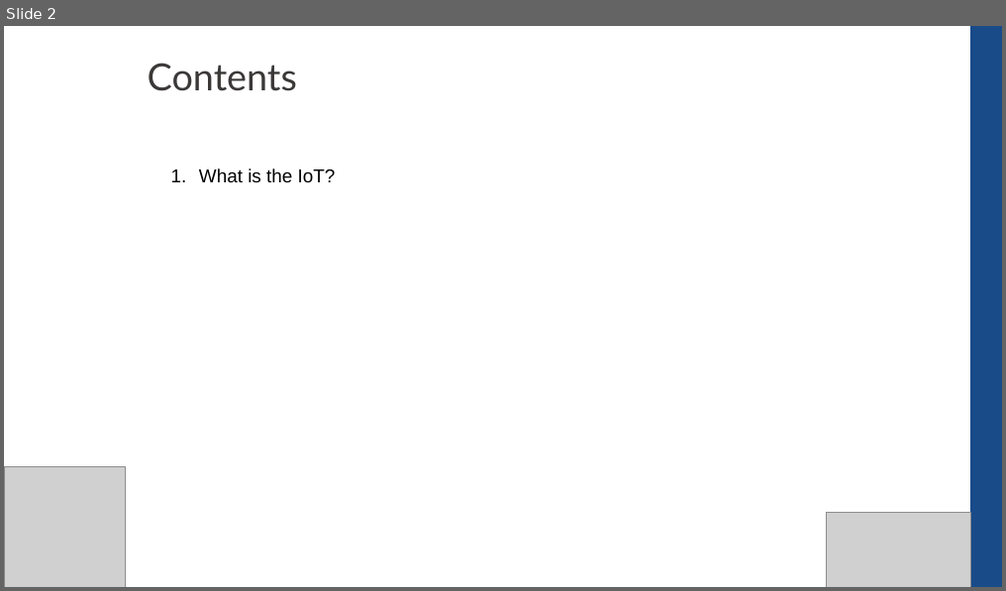
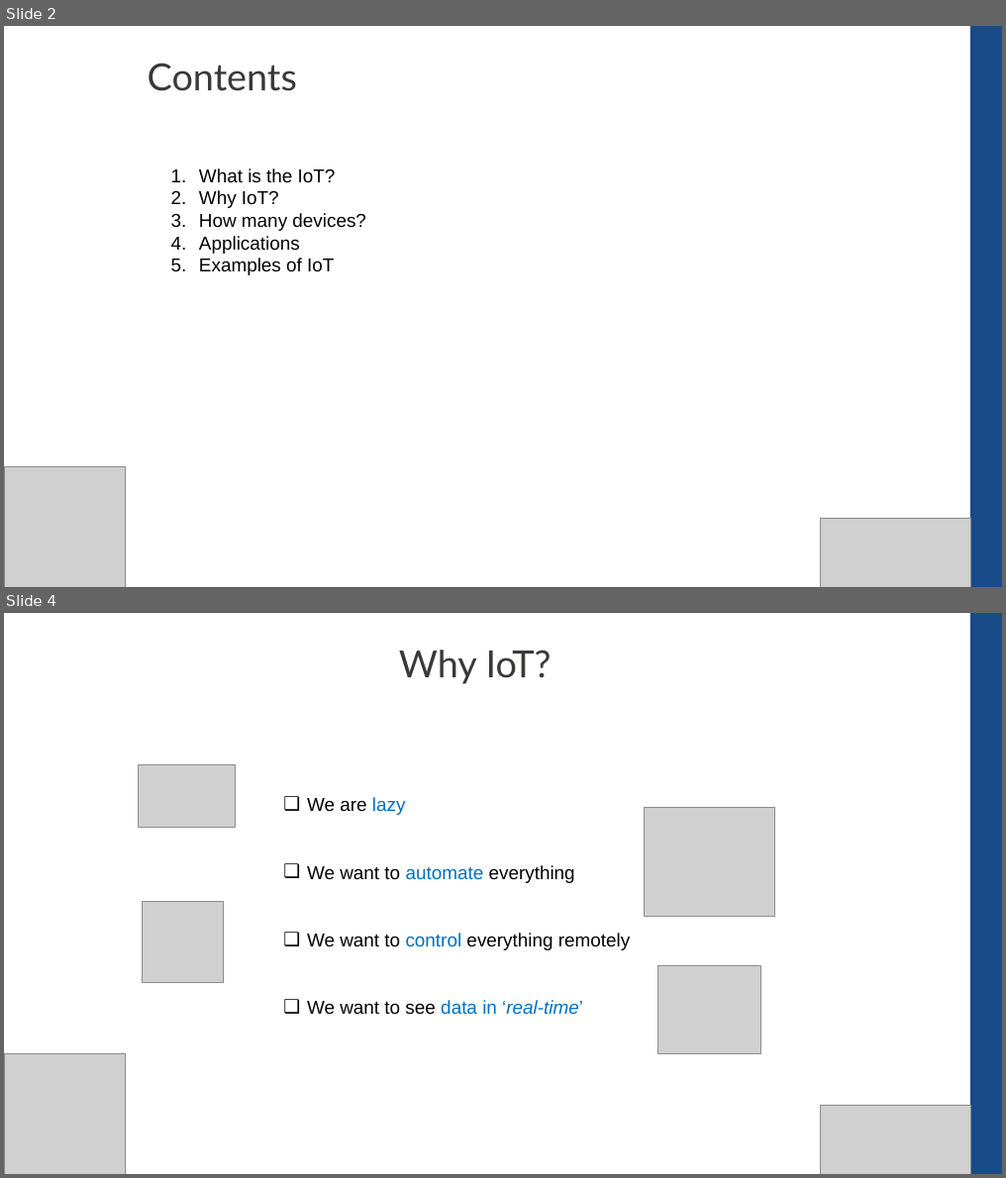
Before and after one commit to CompEng0001/IoT-and-Our-Schools-Environments-for-Education, a slide deck: Lessons/Introduction.pptx. Shown one above the other, each under a label of ours: slide 2 before the commit, slides 2 and 4 after it; the slides between them are not shown. The pictures are 1006x591 and 1006x1178 pixels, drawn with LibreOffice and Linux fonts; fonts in the diff are those of the drawing; grey boxes stand for pictures. Boxes give left, top, right and bottom in pixels: in the first picture for what was removed or moved away, otherwise in the second. Text is boxed around its words. In the diff, an @@ line names an element or a change of style, - is before the commit and + after.

```diff
--- a/Lessons/Introduction.pptx
+++ b/Lessons/Introduction.pptx
@@ slide 4 added at (x1=4, y1=613, x2=1002, y2=1174), background #FFFFFF @@
@@ rectangle added at (x1=971, y1=613, x2=1002, y2=1174), fill #194B89, outline #194B89 1 pt @@
@@ text added at (x1=399, y1=650, x2=551, y2=684), 36 pt, text #3B3838 @@
+Why IoT?
@@ picture added at (x1=138, y1=764, x2=236, y2=827) @@
@@ text added at (x1=307, y1=797, x2=630, y2=1015), 18 pt, text #000000 @@
+❑ We are lazy
+❑ We want to automate everything
+❑ We want to control everything remotely
+❑ We want to see data in ‘real-time’
@@ picture added at (x1=645, y1=807, x2=774, y2=916) @@
@@ picture added at (x1=143, y1=902, x2=224, y2=983) @@
@@ picture added at (x1=657, y1=966, x2=761, y2=1054) @@
@@ picture added at (x1=5, y1=1054, x2=126, y2=1174) @@
@@ picture added at (x1=820, y1=1105, x2=971, y2=1174) @@
@@ slide 2 changed as well @@
@@ text at (x1=199, y1=190, x2=366, y2=275): paragraphs added @@
+2. Why IoT?
+3. How many devices?
+4. Applications
+5. Examples of IoT
@@ picture resized from (x1=826, y1=513, x2=971, y2=587) to (x1=820, y1=518, x2=971, y2=587) @@
```
Also in this commit, not shown: 2 other slides changed, 3 other slides added.
